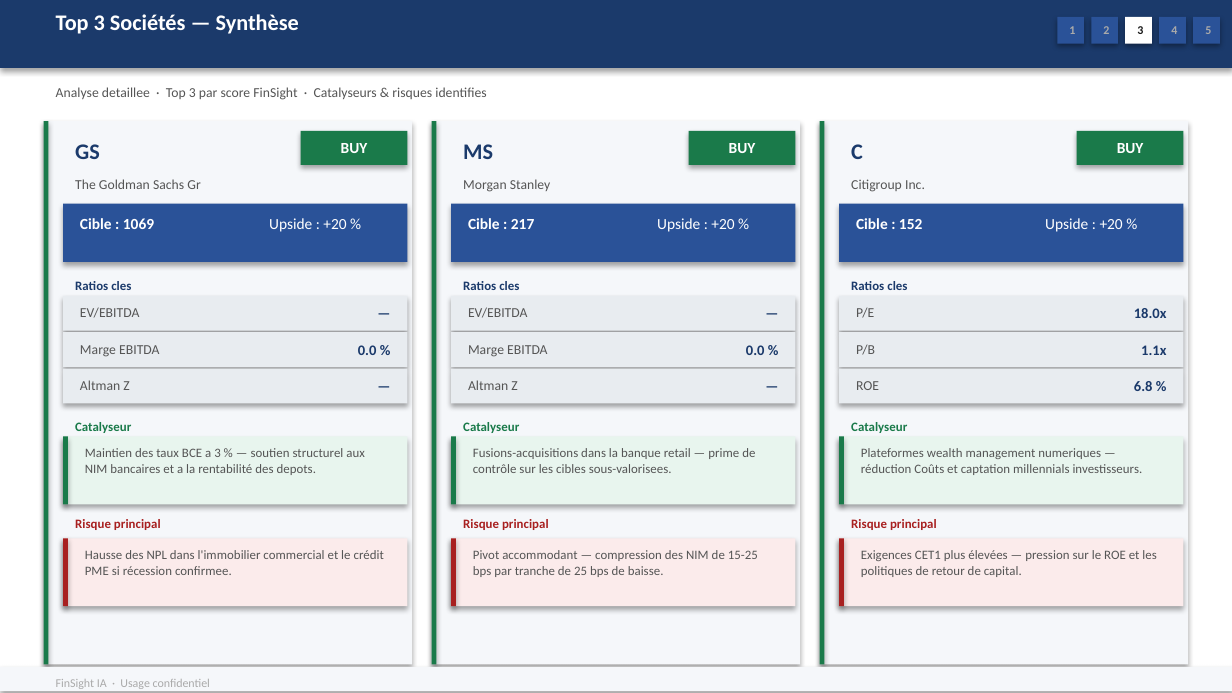
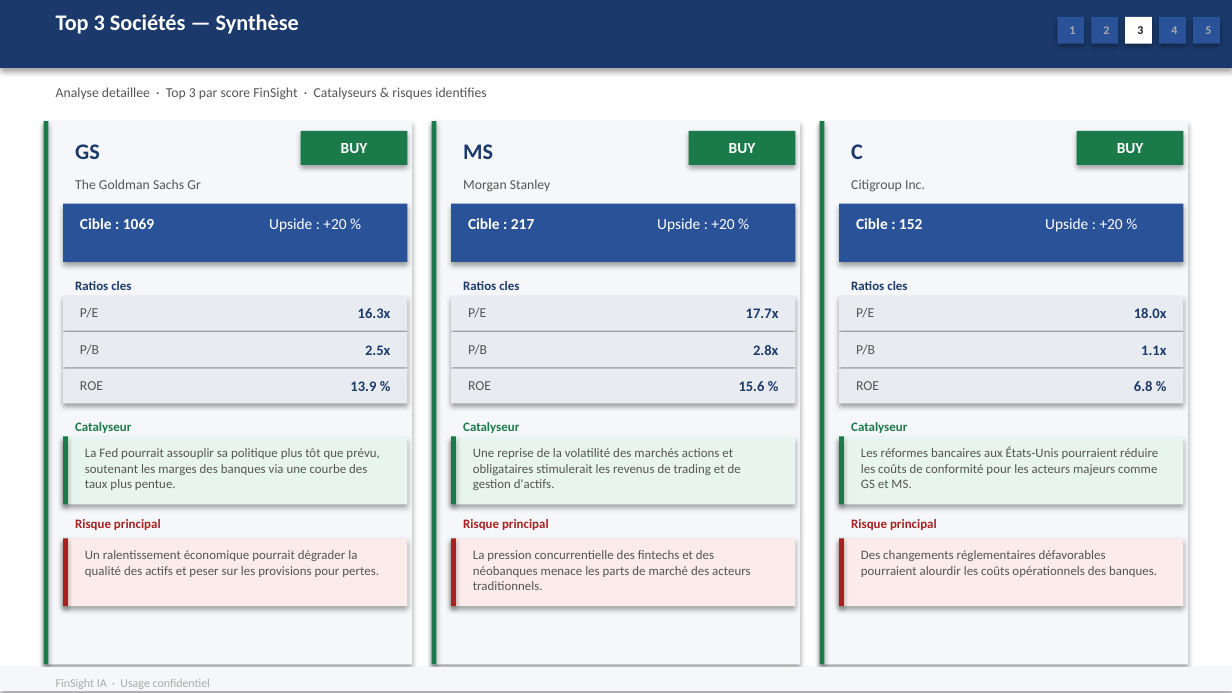
Before and after one commit to baptistejeh07-art/finsight-ia, a slide deck: slide 14 of preview/secteur_Financial_Services_S&P_500/secteur_Financial_Services_S&P_500.pptx. Drawn at 1232x693 pixels with LibreOffice and Linux fonts; fonts in the diff are those of the drawing. Boxes give left, top, right and bottom in pixels: in the first picture for what was removed or moved away, otherwise in the second. Text is boxed around its words. In the diff, an @@ line names an element or a change of style, - is before the commit and + after.

```diff
--- a/preview/secteur_Financial_Services_S&P_500/secteur_Financial_Services_S&P_500.pptx
+++ b/preview/secteur_Financial_Services_S&P_500/secteur_Financial_Services_S&P_500.pptx
@@ text at (80, 308, 98, 318): text changed @@
-EV/EBITDA
+P/E
@@ text at (358, 308, 391, 318): text changed @@
-—
+16.3x
@@ text at (468, 308, 486, 318): text changed @@
-EV/EBITDA
+P/E
@@ text at (746, 308, 779, 318): text changed @@
-—
+17.7x
@@ text at (80, 345, 99, 355): text changed @@
-Marge EBITDA
+P/B
@@ text at (365, 345, 390, 355): text changed @@
-0.0 %
+2.5x
@@ text at (468, 345, 487, 355): text changed @@
-Marge EBITDA
+P/B
@@ text at (753, 345, 778, 355): text changed @@
-0.0 %
+2.8x
@@ text at (80, 381, 103, 390): text changed @@
-Altman Z
+ROE
@@ text at (350, 381, 376, 391): text changed @@
-—
+13.9 %
@@ text at (468, 381, 491, 390): text changed @@
-Altman Z
+ROE
@@ text at (739, 381, 765, 391): text changed @@
-—
+15.6 %
@@ text at (85, 448, 379, 490): text changed @@
-Maintien des taux BCE a 3 % — soutien structurel aux NIM bancaires et a la rentabilité des depots.
+La Fed pourrait assouplir sa politique plus tôt que prévu, soutenant les marges des banques via une courbe des taux plus pentue.
@@ text at (473, 448, 741, 490): text changed @@
-Fusions-acquisitions dans la banque retail — prime de contrôle sur les cibles sous-valorisees.
+Une reprise de la volatilité des marchés actions et obligataires stimulerait les revenus de trading et de gestion d'actifs.
@@ text at (861, 447, 1158, 488): text changed @@
-Plateformes wealth management numeriques — réduction Coûts et captation millennials investisseurs.
+Les réformes bancaires aux États-Unis pourraient réduire les coûts de conformité pour les acteurs majeurs comme GS et MS.
@@ text at (85, 550, 379, 577): text changed @@
-Hausse des NPL dans l'immobilier commercial et le crédit PME si récession confirmee.
+Un ralentissement économique pourrait dégrader la qualité des actifs et peser sur les provisions pour pertes.
@@ text at (473, 550, 750, 590): text changed @@
-Pivot accommodant — compression des NIM de 15-25 bps par tranche de 25 bps de baisse.
+La pression concurrentielle des fintechs et des néobanques menace les parts de marché des acteurs traditionnels.
@@ text at (861, 550, 1157, 577): text changed @@
-Exigences CET1 plus élevées — pression sur le ROE et les politiques de retour de capital.
+Des changements réglementaires défavorables pourraient alourdir les coûts opérationnels des banques.
```
Also in this commit, not shown: 5 other slides changed, 2 other files.
